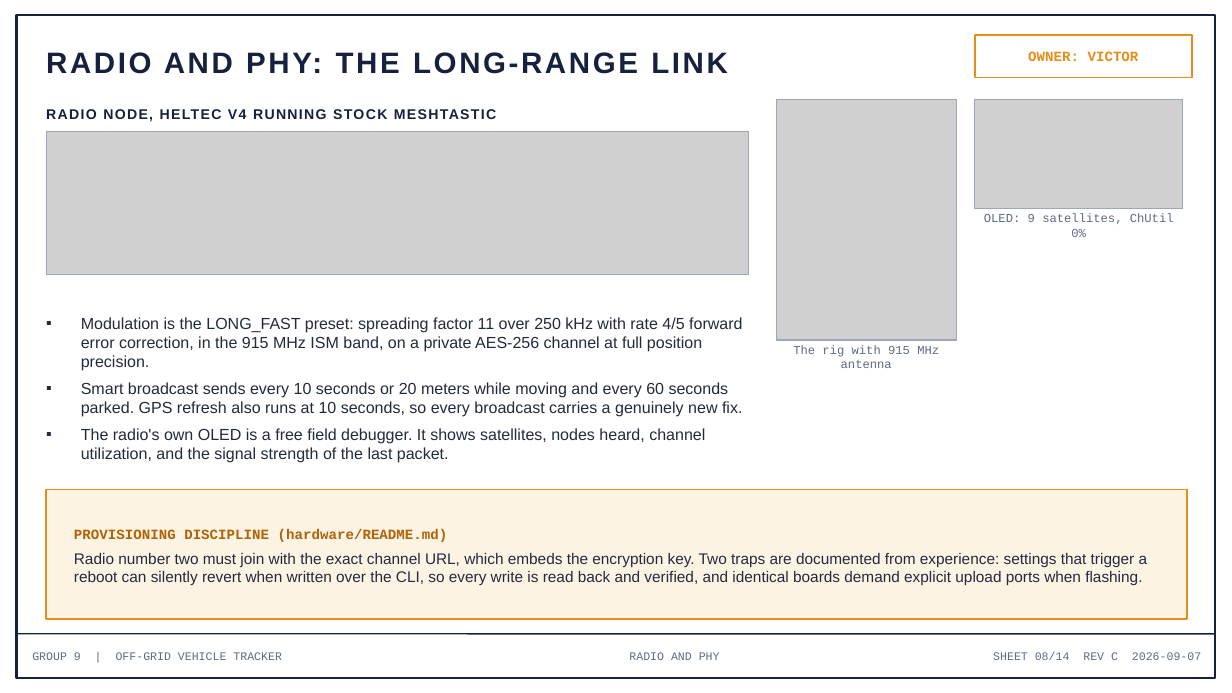
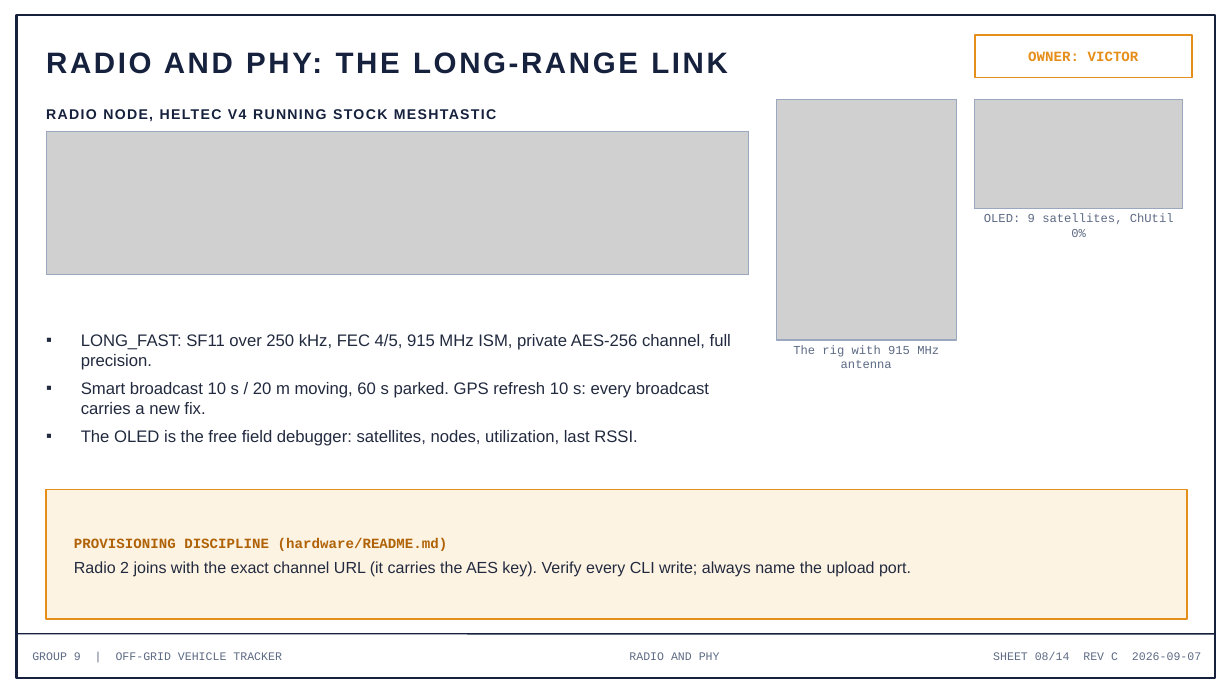
Before and after one commit to deosgracius/offgrid-vehicle-tracker, a slide deck: slide 8 of docs/presentations/Group9_Presentation3_Week3.pptx. Drawn at 1232x693 pixels with LibreOffice and Linux fonts; fonts in the diff are those of the drawing; grey boxes stand for pictures. Boxes give left, top, right and bottom in pixels: in the first picture for what was removed or moved away, otherwise in the second. Text is boxed around its words. In the diff, an @@ line names an element or a change of style, - is before the commit and + after.

```diff
--- a/docs/presentations/Group9_Presentation3_Week3.pptx
+++ b/docs/presentations/Group9_Presentation3_Week3.pptx
@@ text at box(81, 334, 731, 446): text changed; size 12.5 to 13 pt @@
-▪ Modulation is the LONG_FAST preset: spreading factor 11 over 250 kHz with rate 4/5 forward error correction, in the 915 MHz ISM band, on a private AES-256 channel at full position precision.
-▪ Smart broadcast sends every 10 seconds or 20 meters while moving and every 60 seconds parked. GPS refresh also runs at 10 seconds, so every broadcast carries a genuinely new fix.
-▪ The radio's own OLED is a free field debugger. It shows satellites, nodes heard, channel utilization, and the signal strength of the last packet.
+▪ LONG_FAST: SF11 over 250 kHz, FEC 4/5, 915 MHz ISM, private AES-256 channel, full precision.
+▪ Smart broadcast 10 s / 20 m moving, 60 s parked. GPS refresh 10 s: every broadcast carries a new fix.
+▪ The OLED is the free field debugger: satellites, nodes, utilization, last RSSI.
@@ text at box(74, 561, 911, 577): text changed; size 12 to 12.5 pt @@
-Radio number two must join with the exact channel URL, which embeds the encryption key. Two traps are documented from experience: settings that trigger a reboot can silently revert when written over the CLI, so every write is read back and verified, and identical boards demand explicit upload ports when flashing.
+Radio 2 joins with the exact channel URL (it carries the AES key). Verify every CLI write; always name the upload port.
```
Also in this commit, not shown: 11 other slides changed, 1 other file.
